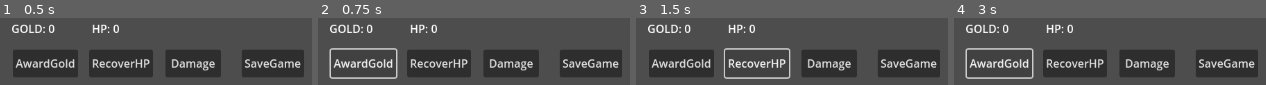
Above: before the commit, frames 1-4 (left to right).
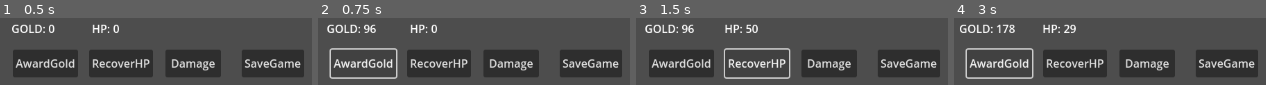
Above: after the commit, the same moments.

Repository: baiXfeng/godot-mvc
Game: Godot game, scene res://mvc-scene/scene/main.tscn
The game is run twice, just before and just after one commit, with the same random seed, the same clock (stepped at 60 frames per second) and the same inputs.
Inputs:
- Up to frame 1 (0.5 s): no input
- Up to frame 2 (0.75 s): click "AwardGold" at 0.5 s
- Up to frame 3 (1.5 s): click "RecoverHP" at 1.25 s
- Up to frame 4 (3 s): click "Damage" at 2 s; click "AwardGold" at 2.75 s

Frame 1 is identical in both runs. In frame 2, 1.4% of the frame differs, in the area x 2-19%, y 8-23%; in frame 3, 2.3%, in the area x 2-40%, y 8-23%; in frame 4, 2.3%.
Error before the commit: Parse Error: Unexpected "Identifier" in class body. (res://mvc-scene/view/user_attribute_view.gd:1)
Error after the commit: Attempt to call function 'get_open_error' in base 'null instance' on a null instance. (res://mvc-scene/command/load_game_command.gd:23)

Commit message:
fix error

Diff:
--- a/project/mvc-scene/command/load_game_command.gd
+++ b/project/mvc-scene/command/load_game_command.gd
@@ -11,17 +11,16 @@
 
 	# 读取玩家数据
 	var data: Dictionary = _read_file("game.save")
-	if not data.empty():
+	if not data.is_empty():
 		user_attr.load( data )
 
 	# 打印玩家序列化数据
 	printt("玩家读档:", data)
 
 func _read_file(filename: String) -> Dictionary:
-	var file = File.new()
 	var file_path = "user://" + filename
-	if file.open(file_path, File.READ) == OK:
-		var json_data = file.get_as_text()
-		file.close()
-		return parse_json(json_data)
-	return {}
+	var file = FileAccess.open(file_path, FileAccess.READ)
+	if file.get_open_error() != OK:
+		return {}
+	var dict: Dictionary = JSON.parse_string( file.get_as_text() )
+	return dict if dict != null else {}
--- a/project/mvc-scene/command/save_game_command.gd
+++ b/project/mvc-scene/command/save_game_command.gd
@@ -20,13 +20,10 @@
 	printt("玩家存档:", data)
 
 func _write_file(data: Dictionary, filename: String) -> bool:
-	var data_text = to_json(data)
-	var file = File.new()
+	var data_text = JSON.stringify(data)
 	var file_path = "user://" + filename
-
-	if file.open(file_path, File.WRITE) == OK:
-		file.store_string(data_text)
-		file.close()
-		return true
-
-	return false
+	var file = FileAccess.open(file_path, FileAccess.WRITE)
+	if file.get_open_error() != OK:
+		return false
+	file.store_string(data_text)
+	return true
--- a/project/mvc-scene/view/user_attribute_view.gd
+++ b/project/mvc-scene/view/user_attribute_view.gd
@@ -1,11 +1,11 @@
 extends HBoxContainer
 
-onready var gold = $gold
-onready var hp = $HP
+@onready var gold = $gold
+@onready var hp = $HP
 
 func set_proxy(p: user_attribute_proxy):
-	p.connect("on_gold_changed", self, "_on_gold_changed")
-	p.connect("on_hp_changed", self, "_on_hp_changed")
+	p.connect("on_gold_changed", Callable(self, "_on_gold_changed"))
+	p.connect("on_hp_changed", Callable(self, "_on_hp_changed"))
 	p.update_ui()
 
 func _on_gold_changed(value: int):
